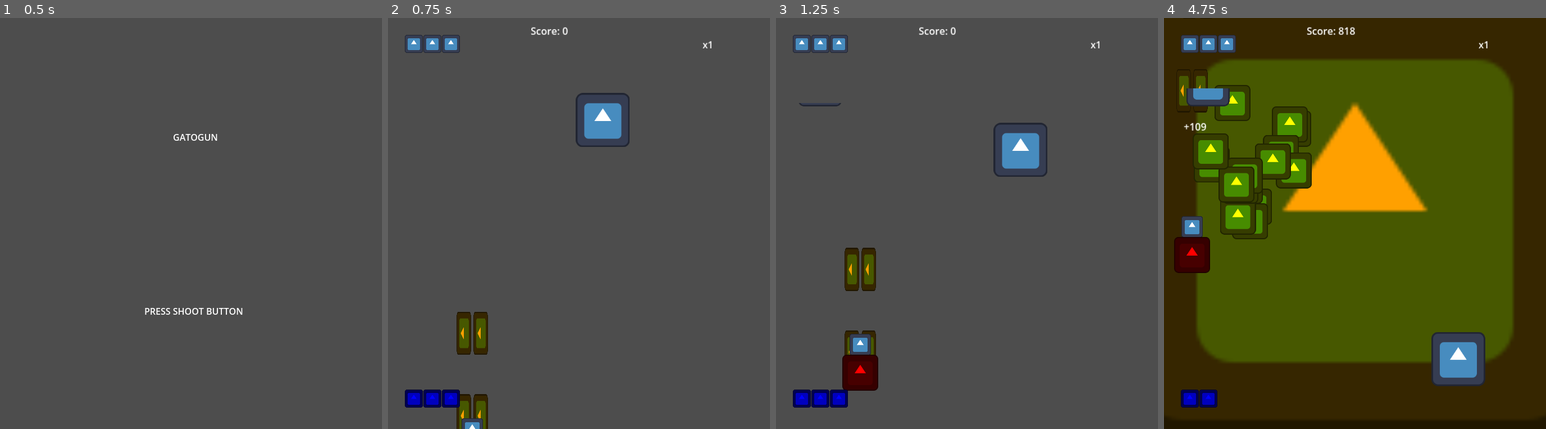
Above: before the commit, frames 1-4 (left to right).
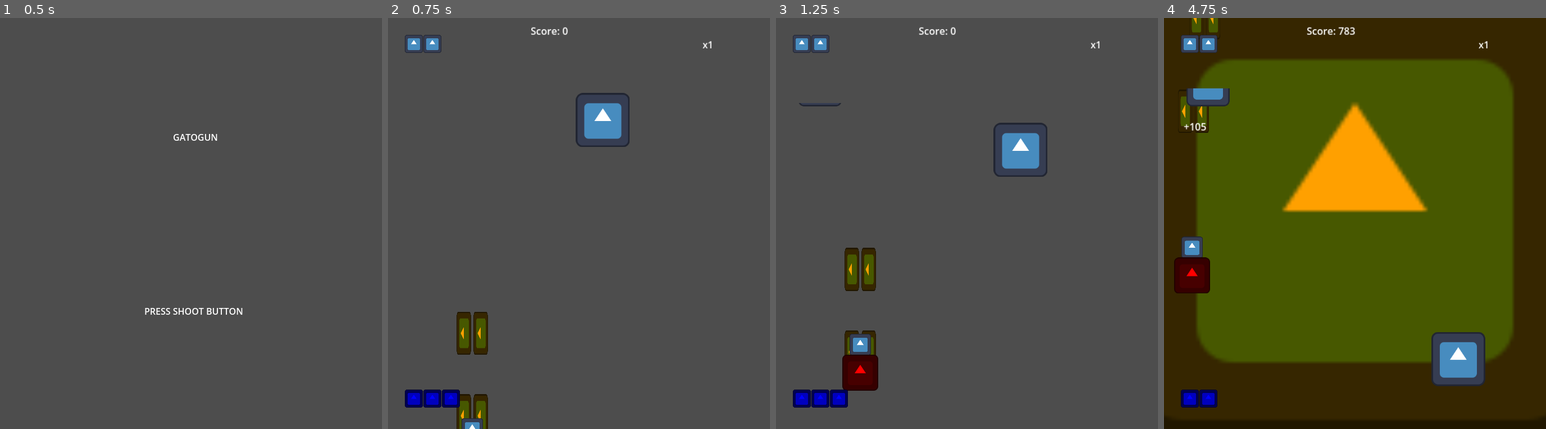
Above: after the commit, the same moments.

Repository: Zeroeth-0/Gatogun
Game: Godot game, scene res://scenes/UI/title_screen.tscn
Same seed, same stepped clock (60 frames per second), same inputs: the game is played once before the commit and once after it. The engine's default icon, where the game draws it, is replaced by a stand-in: a white triangle on a blue panel in a dark square.
Inputs:
- Up to frame 1 (0.5 s): no input
- Up to frame 2 (0.75 s): tap Enter (Start) at 0.5 s; hold Right (RIGHT) from 0.53 s (still down); hold Z (A) from 0.53 s (still down)
- Up to frame 3 (1.25 s): keep holding Right (RIGHT); keep holding Z (A); tap X (B) at 0.8 s
- Up to frame 4 (4.75 s): release Right (RIGHT) at 1.28 s; release Z (A) at 1.28 s; hold Down (DOWN) 1.28-2.03 s; tap X (B) at 1.35, 3.05, 3.6 s; tap C (C) at 1.55, 4.35 s; hold Right (RIGHT) 2.03-2.78 s; hold C (C) 2.03-2.78 s; tap Z (A) at 2.3, 2.85, 4.55 s; hold Up (UP) 2.78-3.53 s; hold C (C) 3.53-4.28 s; hold Left (LEFT) from 3.53 s (still down)

Frame 1 is identical in both runs. In frame 2, 0.1% of the frame differs, in the area x 14-19%, y 4-9%; in frame 3, 0.1%; in frame 4, 8.2%, in the area x 2-50%, y 0-67%.

Commit message:
Finished Style System

Diff:
--- a/scenes/items/bomb_item.tscn
+++ b/scenes/items/bomb_item.tscn
@@ -6,7 +6,7 @@
 [node name="Item" instance=ExtResource("1_hjpq6")]
 modulate = Color(0, 0, 1, 1)
 scale = Vector2(1.5, 1.5)
-itemEnum = 2
+itemEnum = 3
 
 [node name="Sprite2D" type="Sprite2D" parent="." index="0"]
 scale = Vector2(0.5, 0.5)
--- a/scenes/player/player.tscn
+++ b/scenes/player/player.tscn
@@ -10,6 +10,7 @@
 [node name="CatPlayer" type="CharacterBody2D" node_paths=PackedStringArray("sprite", "hitbox") groups=["Player"]]
 z_index = 4
 script = ExtResource("1_7pfs0")
+DollStyle = 2
 sprite = NodePath("Icon")
 bomb = ExtResource("2_ufgkt")
 hitbox = NodePath("Denialzone")
--- a/source/items/item.gd
+++ b/source/items/item.gd
@@ -79,6 +79,8 @@
 				SCORE.increase_mult()
 			ItemType.POWERUP: WEAPON.lvl_up("ALL")
 			ItemType.MAXPOWERUP: WEAPON.lvl_up("MAX")
-			ItemType.BOMB: if GAME.bombCount < 6: GAME.bombCount += 1
+			ItemType.BOMB:
+				var player = get_tree().get_first_node_in_group("Player")
+				if player.bombCount < player.maxBombs: player.bombCount += 1
 			ItemType.ONEUP: if GAME.lives < 6: GAME.lives += 1
 		queue_free()
--- a/source/levels/level_parser.gd
+++ b/source/levels/level_parser.gd
@@ -2,7 +2,7 @@
 
 @export_file var waveFile: String
 @export var enemyScenes: Array[PackedScene] = []
-var lives = 3
+var lives = 2
 var playing = true
 
 const LANE_GAP: int = 87
--- a/source/player/player.gd
+++ b/source/player/player.gd
@@ -20,13 +20,25 @@
 var goPoint: Vector2
 var canDie := true
 var shielded = false
+var maxBombs = 4
+var bombCount = 2
 
 # === INICIO ===
 func _ready() -> void:
 	playable = false
 	goPoint = GAME.goPoint
 
-	if DollStyle == StyleEnum.STRONG: WEAPON.lvl_up("MAX")
+	match DollStyle:
+		StyleEnum.SPEED:
+			maxBombs = 4
+			bombCount = 2
+		StyleEnum.STRONG:
+			WEAPON.lvl_up("MAX")
+			maxBombs = 2
+			bombCount = 1
+		StyleEnum.NEWBIE:
+			maxBombs = 6
+			bombCount = 3
 
 # === LOOP PRINCIPAL ===
 func _process(_delta: float) -> void:
@@ -62,7 +74,7 @@
 	var bombInstance = bomb.instantiate()
 	bombInstance.position = Vector2(340, 1000)
 	get_tree().current_scene.add_child.call_deferred(bombInstance)
-	GAME.bombCount -= 1
+	bombCount -= 1
 	for bullet in get_tree().get_nodes_in_group("Fire"): bullet.queue_free()
 	activate_shield(3)
 
--- a/utils/GameManager.gd
+++ b/utils/GameManager.gd
@@ -17,7 +17,8 @@
 var lives: float = 2
 var innerMedalChain: int = 0
 var medalLevel: int = 0
-var bombCount: int = 3
+var maxBombs: int = 4
+var bombCount: int = 2
 
 var player: Node2D = null
 
@@ -27,10 +28,14 @@
 
 func _process(_delta):
 	if get_tree().get_nodes_in_group("Level").size() >= 1:
-		var world = get_tree().get_first_node_in_group("Level");
+		var world = get_tree().get_first_node_in_group("Level")
 		lives = world.lives
 		playing = world.playing
 	if get_tree().get_nodes_in_group("Player").size() <= 0 and playing: spawn()
+	if get_tree().get_nodes_in_group("Player").size() > 0:
+		var player = get_tree().get_first_node_in_group("Player")
+		maxBombs = player.maxBombs
+		bombCount = player.bombCount
 
 func spawn() -> void:
 	# Si ya hay un jugador en escena, no hacer nada
Binary file removed: circle.png
Not shown, removed: circle.png.import
